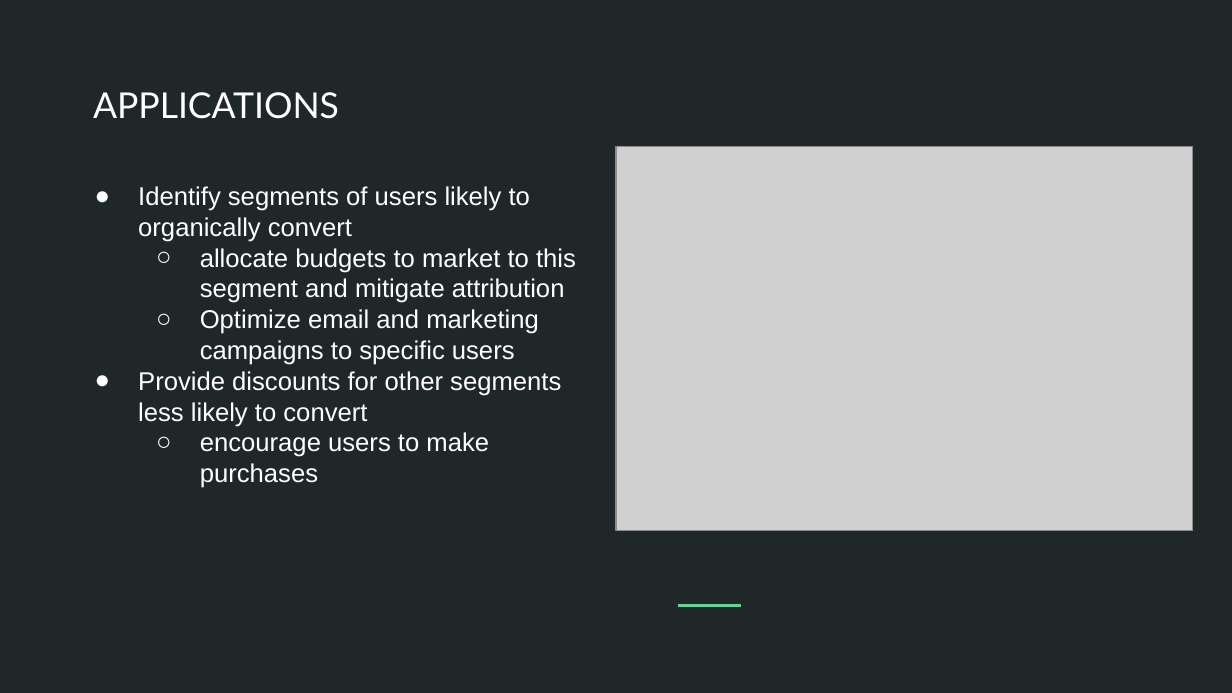
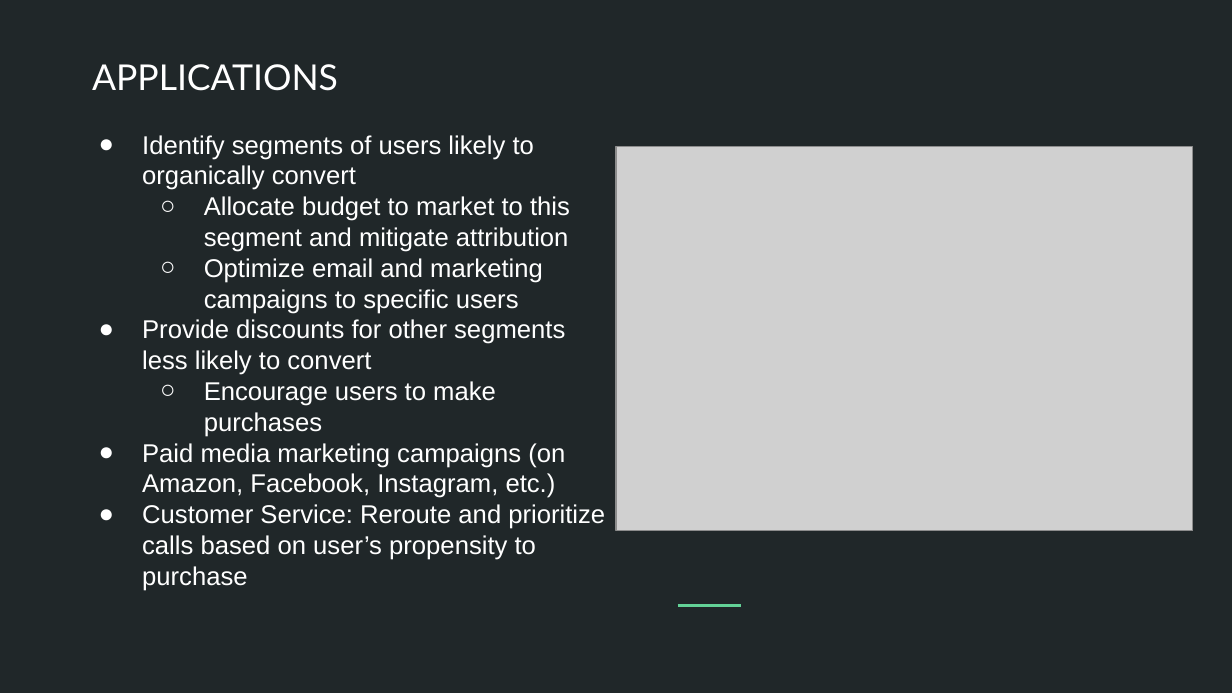
Before and after one commit to justinepicar/ecommerce-analysis, a slide deck: slide 19 of presentation/E-COMMERCE ANALYSIS WITH GOOGLE MARKETPLACE.pptx (slide 18 before the commit). Drawn at 1232x693 pixels with LibreOffice and Linux fonts; fonts in the diff are those of the drawing; grey boxes stand for pictures. Boxes give left, top, right and bottom in pixels: in the first picture for what was removed or moved away, otherwise in the second. Text is boxed around its words. In the diff, an @@ line names an element or a change of style, - is before the commit and + after.

```diff
--- a/presentation/E-COMMERCE ANALYSIS WITH GOOGLE MARKETPLACE.pptx
+++ b/presentation/E-COMMERCE ANALYSIS WITH GOOGLE MARKETPLACE.pptx
@@ title "APPLICATIONS": place and size @@
-title "APPLICATIONS" at (93, 92, 339, 119)
+title "APPLICATIONS" at (92, 64, 338, 91)
@@ subtitle "Identify segments of users likely ...": place and size @@
-subtitle "Identify segments of users likely ..." at (138, 186, 576, 488)
+subtitle "Identify segments of users likely ..." at (142, 135, 605, 591)
@@ subtitle at (204, 196, 570, 252): text changed @@
-  ○ allocate budgets to market to this segment and mitigate attribution
+  ○ Allocate budget to market to this segment and mitigate attribution
@@ subtitle at (142, 381, 605, 591): text changed @@
-  ○ encourage users to make purchases
+  ○ Encourage users to make purchases
+● Paid media marketing campaigns (on Amazon, Facebook, Instagram, etc.)
+● Customer Service: Reroute and prioritize calls based on user’s propensity to purchase
```
Also in this commit, not shown: 2 other slides changed, 1 slide added, 2 other files.
